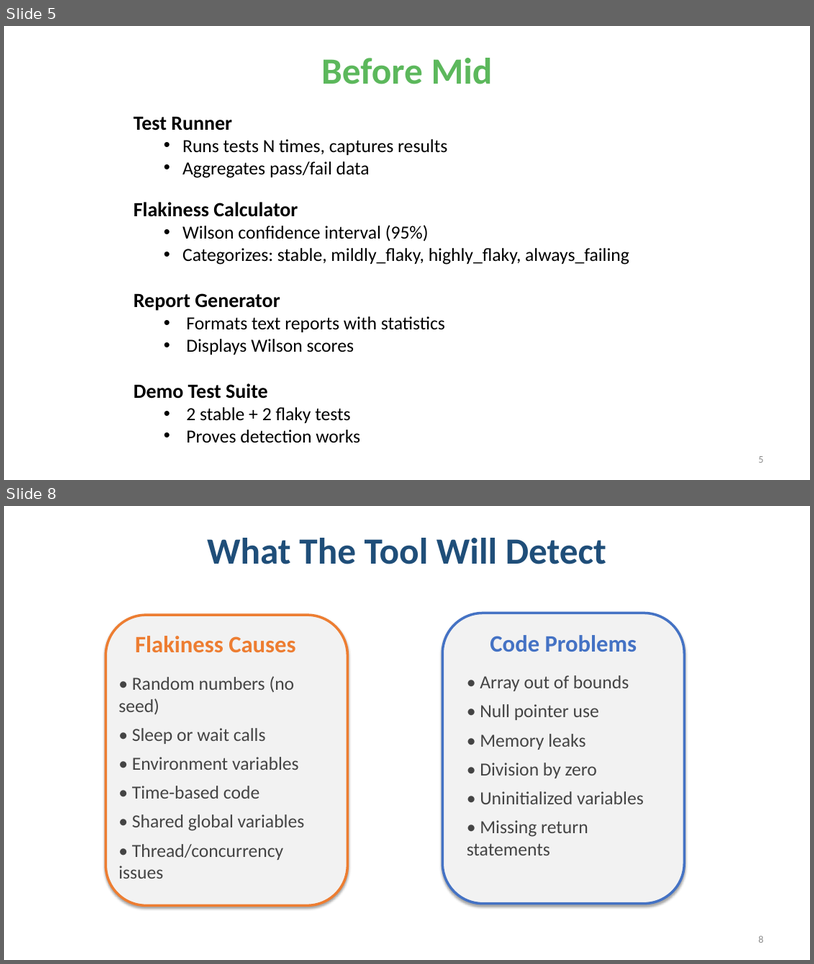
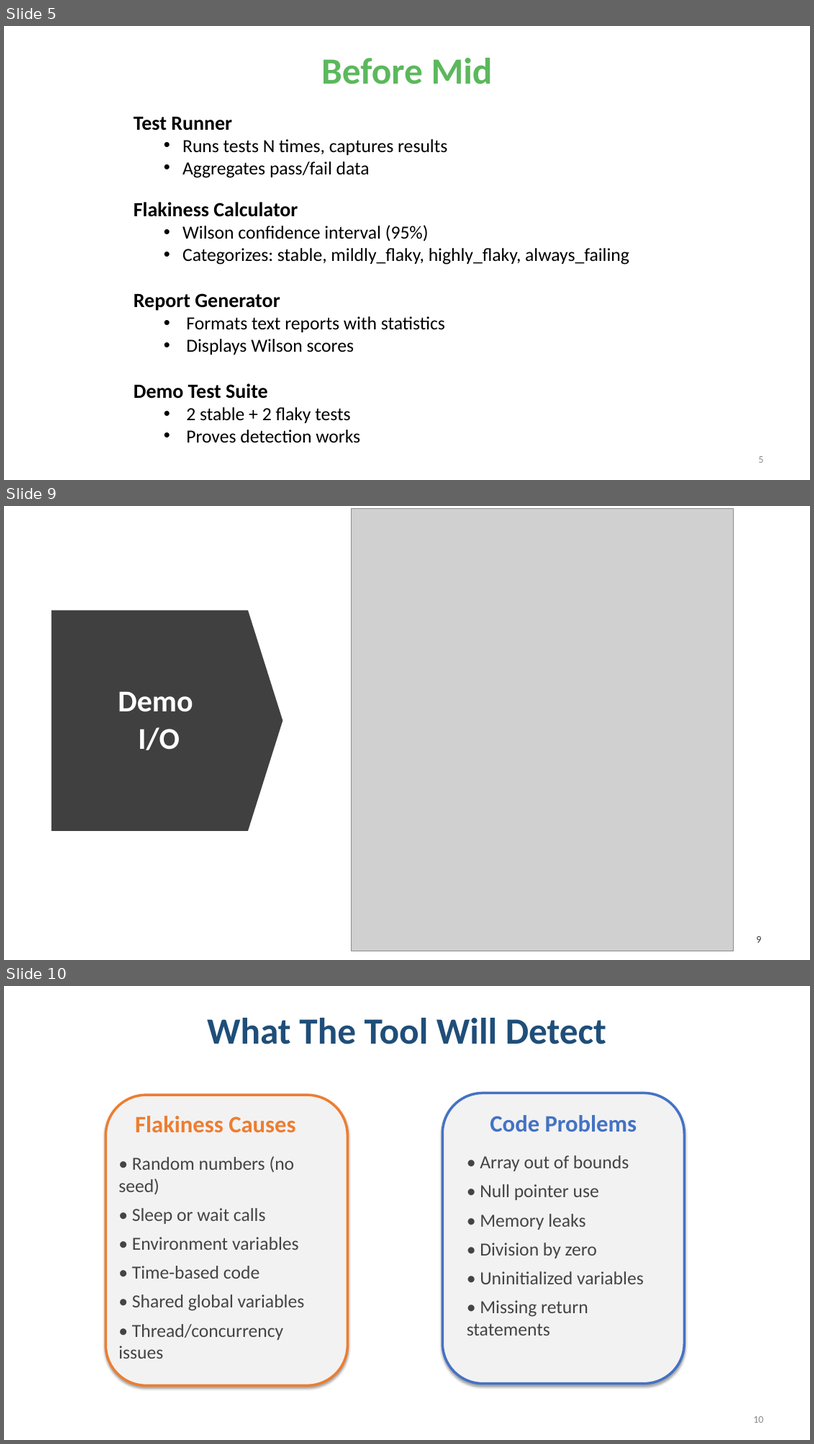
Before and after one commit to UniqueSwagger/FlakeHound-, a slide deck: FlakeHound_Presentation_Final.pptx. Shown one above the other, each under a label of ours: slides 5 and 8 before the commit, slides 5, 9 and 10 after it; the slides between them are not shown. The pictures are 814x964 and 814x1444 pixels, drawn with LibreOffice and Linux fonts; fonts in the diff are those of the drawing; grey boxes stand for pictures. Boxes give left, top, right and bottom in pixels: in the first picture for what was removed or moved away, otherwise in the second. Text is boxed around its words. In the diff, an @@ line names an element or a change of style, - is before the commit and + after.

```diff
--- a/FlakeHound_Presentation_Final.pptx
+++ b/FlakeHound_Presentation_Final.pptx
@@ slide 9 added at (x1=4, y1=506, x2=810, y2=960), background #FFFFFF @@
@@ picture added at (x1=352, y1=508, x2=734, y2=951) @@
@@ down arrow added at (x1=52, y1=610, x2=283, y2=831), fill #404040 @@
@@ text added at (x1=118, y1=691, x2=193, y2=750), 36 pt, text #FFFFFF, bold @@
+Demo
+I/O
@@ page number added at (x1=756, y1=936, x2=761, y2=942), 12 pt, text #000000 at 80% opacity @@
+9
@@ what was slide 8 is now slide 10 @@
@@ page number at (x1=754, y1=1416, x2=764, y2=1422): text changed @@
-8
+10
```
Also in this commit, not shown: 3 slides changed, 1 other slide added, 3 other files.
